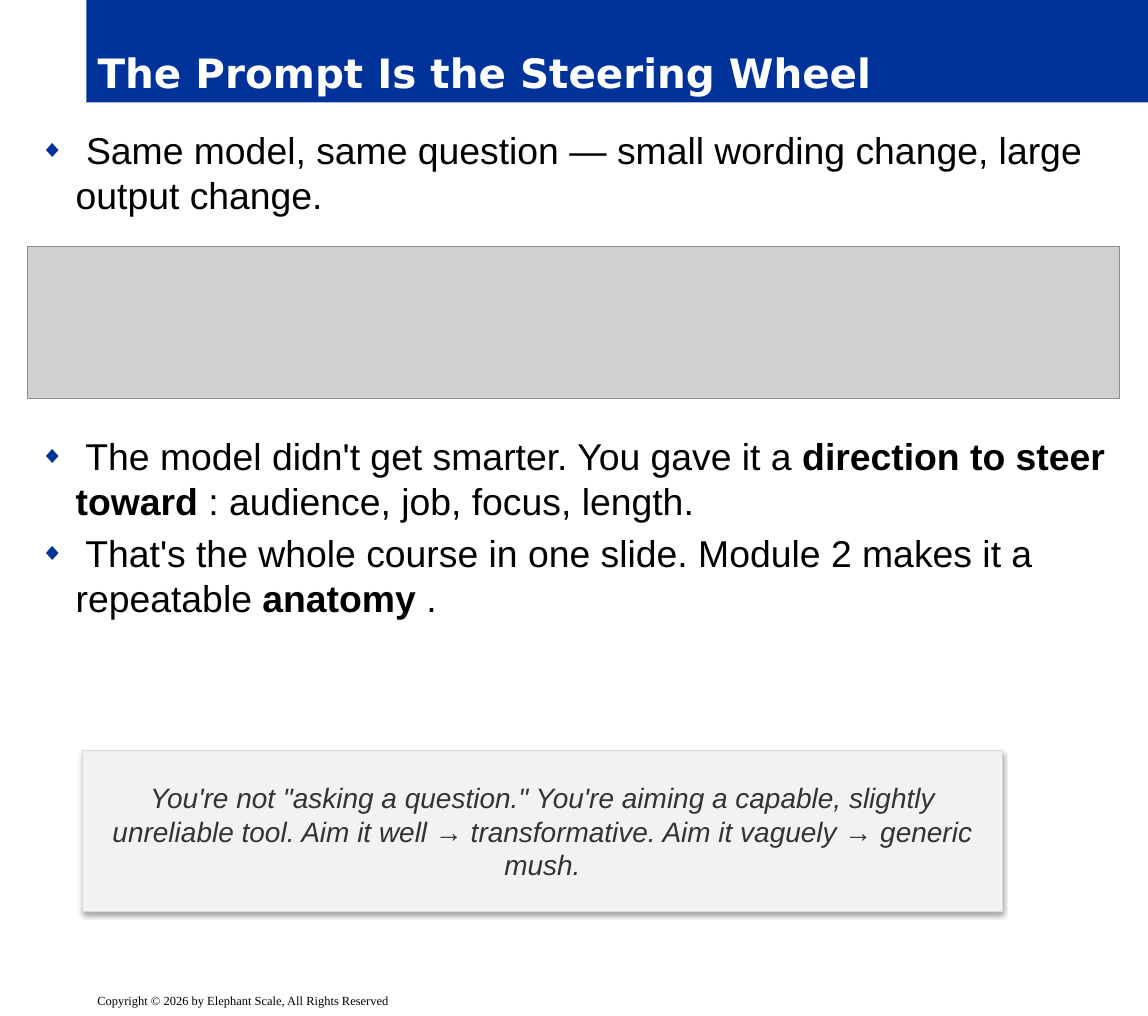
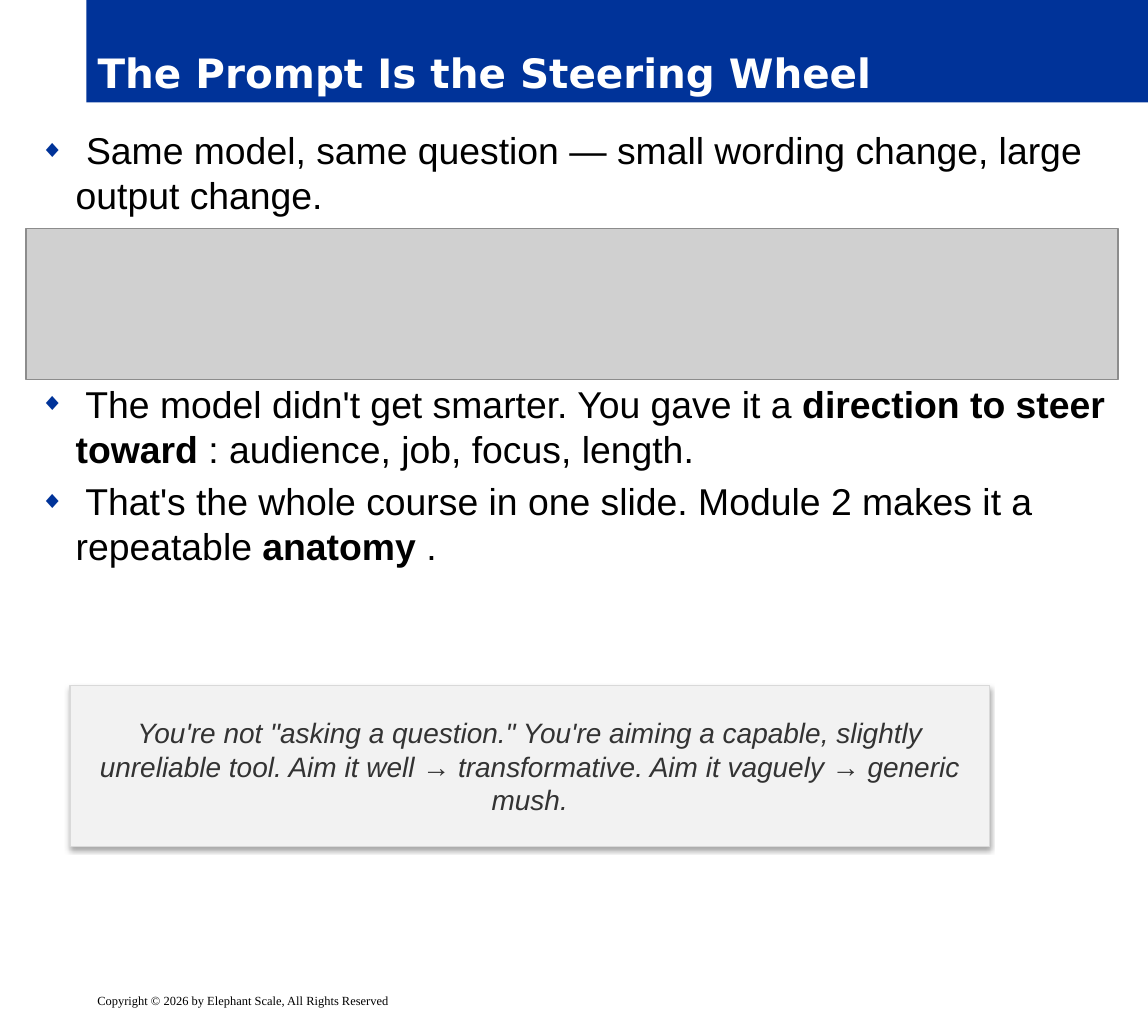
Before and after one commit to elephantscale/Prompt_Engineering_for_Business_Professionals, a slide deck: slide 10 of slides/release/01-how-ai-works.pptx. Drawn at 1148x1016 pixels with LibreOffice and Linux fonts; fonts in the diff are those of the drawing; grey boxes stand for pictures; background and template pictures are left out. Boxes give left, top, right and bottom in pixels: in the first picture for what was removed or moved away, otherwise in the second. Text is boxed around its words. In the diff, an @@ line names an element or a change of style, - is before the commit and + after.

```diff
--- a/slides/release/01-how-ai-works.pptx
+++ b/slides/release/01-how-ai-works.pptx
@@ text "Same model, same question — ..." rewrapped from bbox=[76, 137, 1105, 620] to bbox=[76, 137, 1105, 568] @@
@@ picture: place and size @@
-picture at bbox=[27, 246, 1119, 398]
+picture at bbox=[26, 228, 1118, 380]
@@ rectangle "You're not "asking a question." ...": place and size @@
-rectangle "You're not "asking a question." ..." at bbox=[83, 750, 1002, 912]
+rectangle "You're not "asking a question." ..." at bbox=[69, 685, 989, 847]
```
Also in this commit, not shown: 11 other slides changed, 1 other file.
